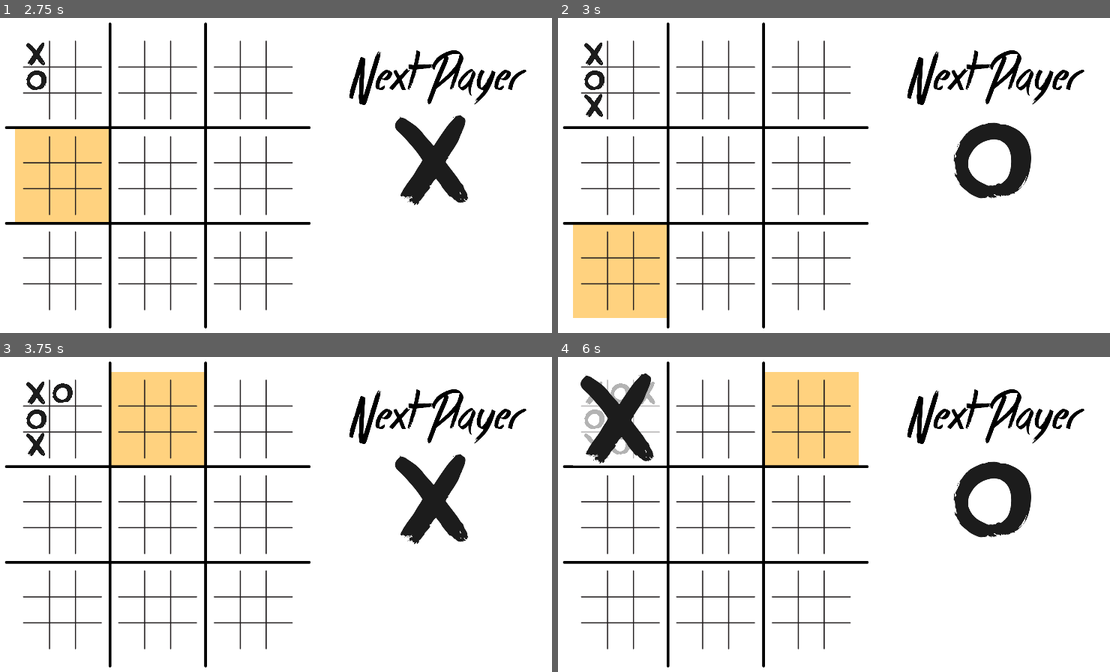
Above: before the commit, frames 1-4 (two rows, left to right).
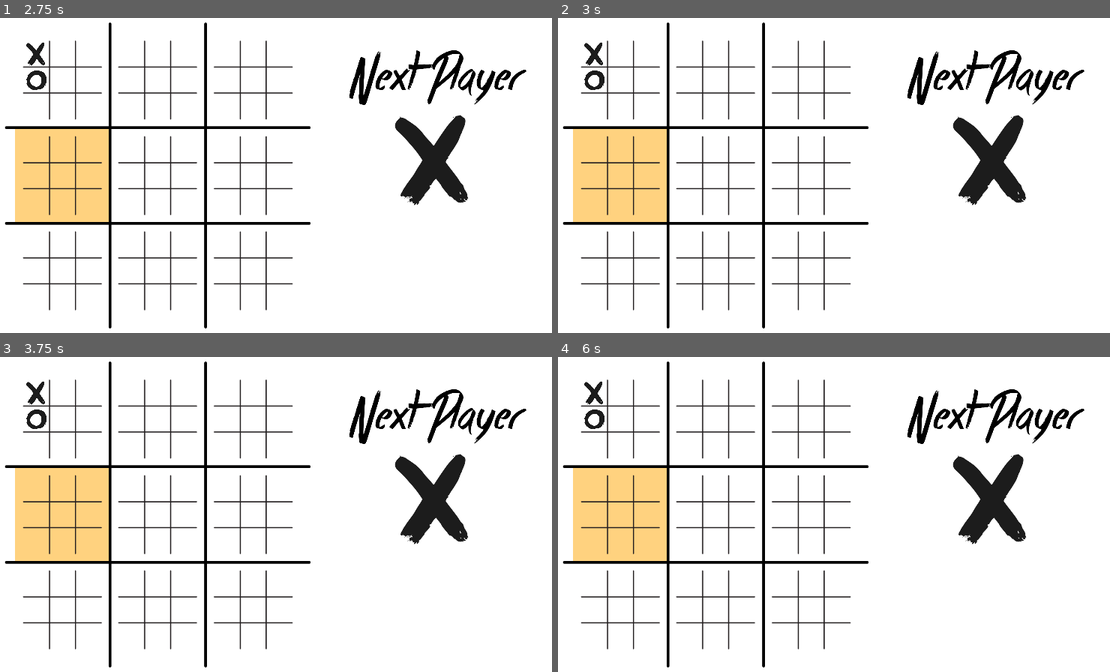
Above: after the commit, the same moments.

Repository: MadAvidCoder/Ultimate-Tic-Tac-Toe
Game: Godot game, scene res://main.tscn
Same seed, same stepped clock (60 frames per second), same inputs: the game is played once before the commit and once after it.
Inputs (mouse positions are in pixels of both pictures, inside the frame that each line leads up to):
- Up to frame 1 (2.75 s): click "Lets Play!" at 0.5 s; tap Enter at 1.25 s; move the mouse to (38, 52) at 1.27 s; press the mouse at (38, 52) at 1.28 s; tap Space at 2 s; move the mouse to (38, 81) at 2.02 s; release the mouse at (38, 81) at 2.03 s; click (38, 81) at 2.1 s
- Up to frame 2 (3 s): tap Enter at 2.75 s; move the mouse to (596, 106) at 2.77 s; press the mouse at (596, 106) at 2.78 s
- Up to frame 3 (3.75 s): tap Space at 3.5 s; move the mouse to (60, 391) at 3.52 s; release the mouse at (60, 391) at 3.53 s; click (60, 391) at 3.6 s
- Up to frame 4 (6 s): tap Enter at 4.25 s; move the mouse to (618, 420) at 4.27 s; press the mouse at (618, 420) at 4.28 s; tap Space at 5 s; move the mouse to (618, 445) at 5.02 s; release the mouse at (618, 445) at 5.03 s; click (618, 445) at 5.1 s; move the mouse to (646, 391) at 5.77 s; press the mouse at (646, 391) at 5.78 s

Frame 1 is identical in both runs. In frame 2, 12% of the frame differs, in the area x 2-86%, y 24-96%; in frame 3, 10%; in frame 4, 14%, in the area x 2-86%, y 4-65%.

Commit message:
Fix Move Validation
Adds the move validator to ensure that the next move is in the determined cells.

Diff:
--- a/project/main.gd
+++ b/project/main.gd
@@ -163,8 +163,7 @@
 		click_buffer = 0
 	elif state == 1:
 		if click_buffer:
-#			if child_sprites[click_buffer[0]][click_buffer[1]].visible == false and cur_big_square in [click_buffer[0], -1] and not click_buffer[0] in won:
-			if child_sprites[click_buffer[0]][click_buffer[1]].visible == false and not click_buffer[0] in won:
+			if child_sprites[click_buffer[0]][click_buffer[1]].visible == false and cur_big_square in [click_buffer[0], -1] and not click_buffer[0] in won:
 				child_sprites[click_buffer[0]][click_buffer[1]].frame = next.frame
 				child_sprites[click_buffer[0]][click_buffer[1]].show()
 				if check_won(click_buffer[0], next.frame):
